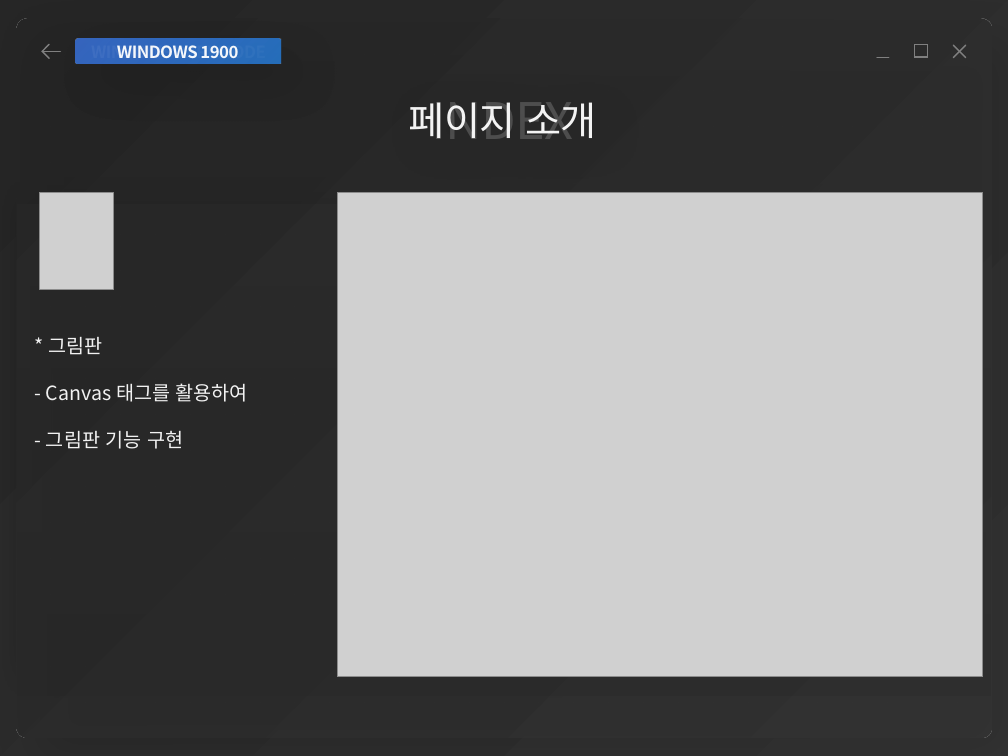
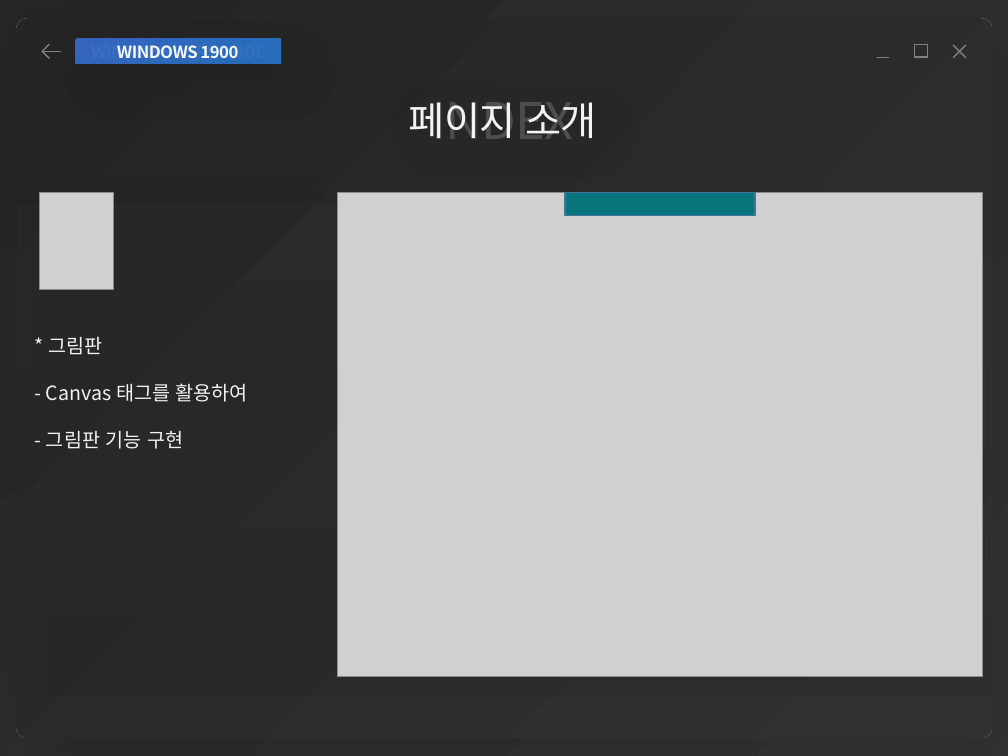
Before and after one commit to yonggyu01/windowProject, a slide deck: slide 16 of 김용규 개인포폴.pptx. Drawn at 1008x756 pixels with LibreOffice and Linux fonts; fonts in the diff are those of the drawing; grey boxes stand for pictures; background and template pictures are left out. Boxes give left, top, right and bottom in pixels: in the first picture for what was removed or moved away, otherwise in the second. Text is boxed around its words. In the diff, an @@ line names an element or a change of style, - is before the commit and + after.

```diff
--- a/김용규 개인포폴.pptx
+++ b/김용규 개인포폴.pptx
@@ rectangle added at <box>564,193,755,216</box>, fill #09757D, outline #43739E 1 pt @@
```
Also in this commit, not shown: 5 other slides changed, 1 other file.
